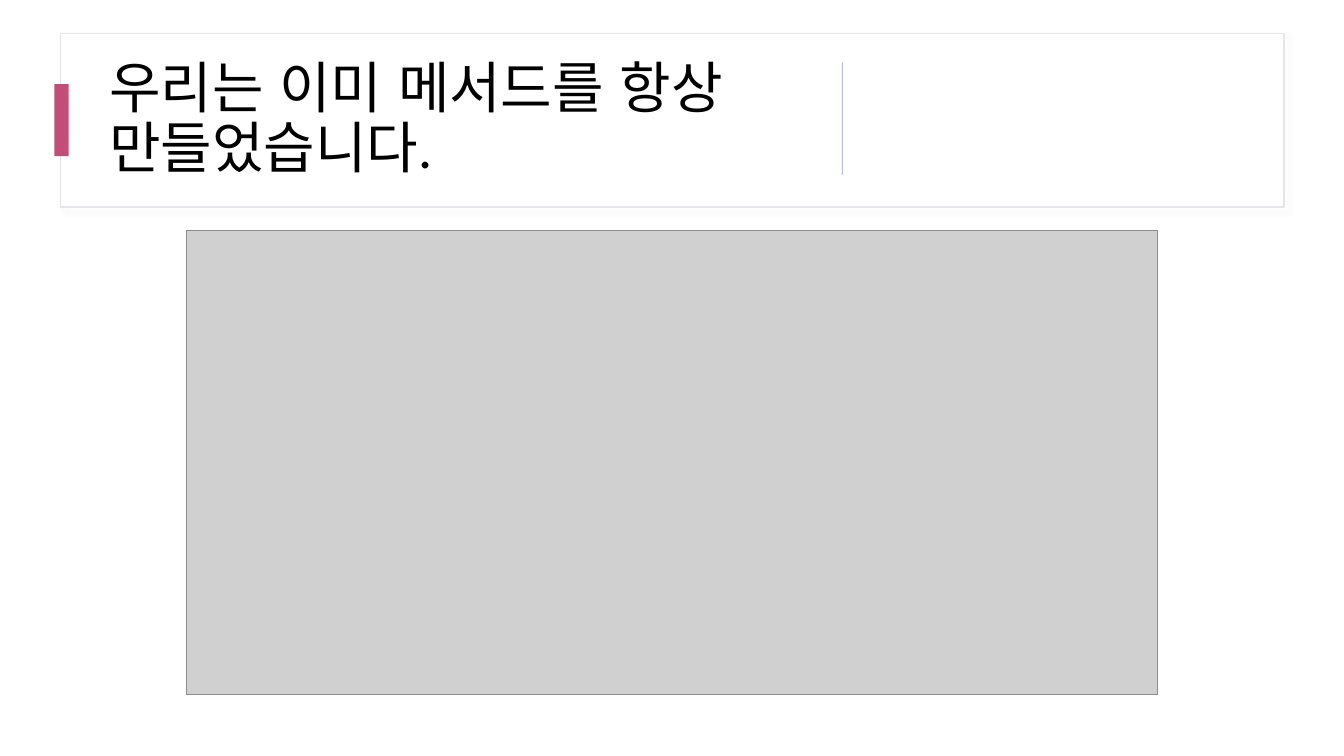
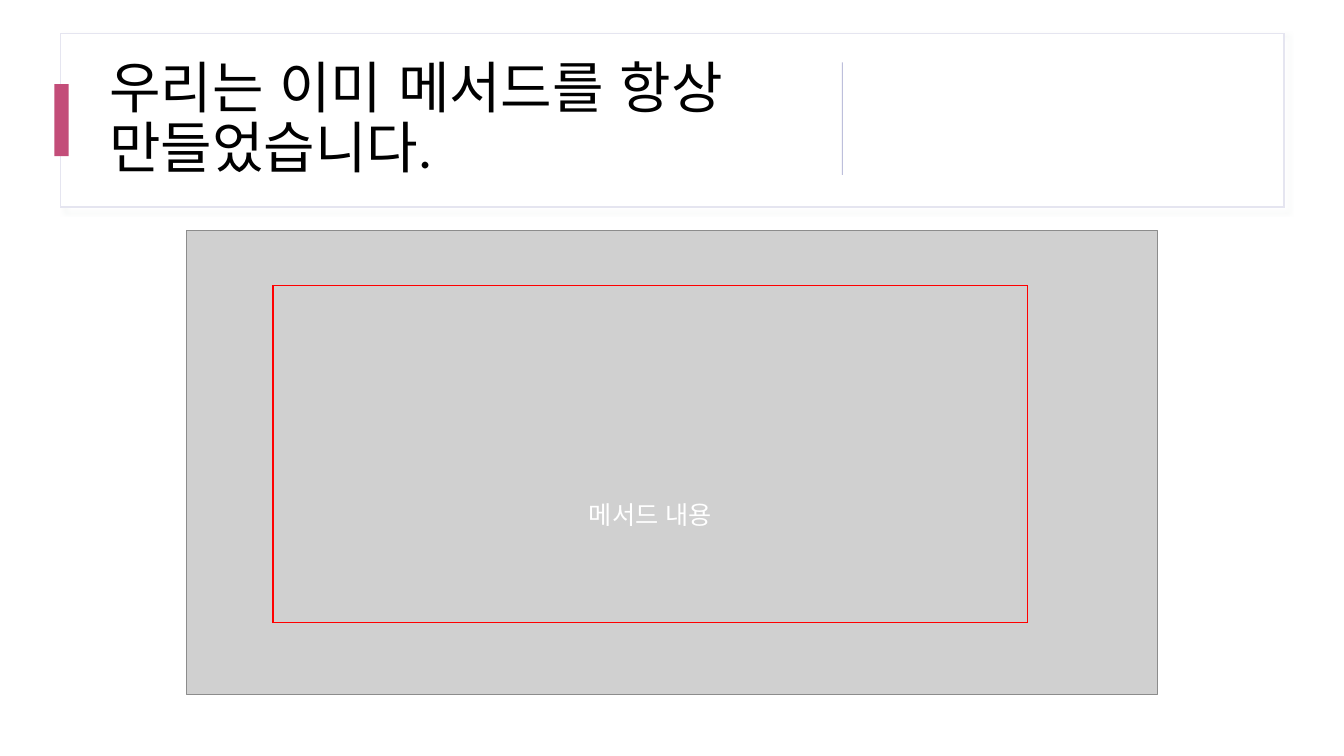
Before and after one commit to yhs0602/SPLIT_lecture_examples, a slide deck: slide 78 of docs/SPLIT 17차 Java.pptx (slide 75 before the commit). Drawn at 1344x756 pixels with LibreOffice and Linux fonts; fonts in the diff are those of the drawing; grey boxes stand for pictures. Boxes give left, top, right and bottom in pixels: in the first picture for what was removed or moved away, otherwise in the second. Text is boxed around its words. In the diff, an @@ line names an element or a change of style, - is before the commit and + after.

```diff
--- a/docs/SPLIT 17차 Java.pptx
+++ b/docs/SPLIT 17차 Java.pptx
@@ rectangle added at [273,285,1028,622], outline #FF0000 1 pt, 18 pt, text #FFFFFF @@
+메서드 내용
```
Also in this commit, not shown: 7 other slides changed, 12 slides added, 7 other files.
